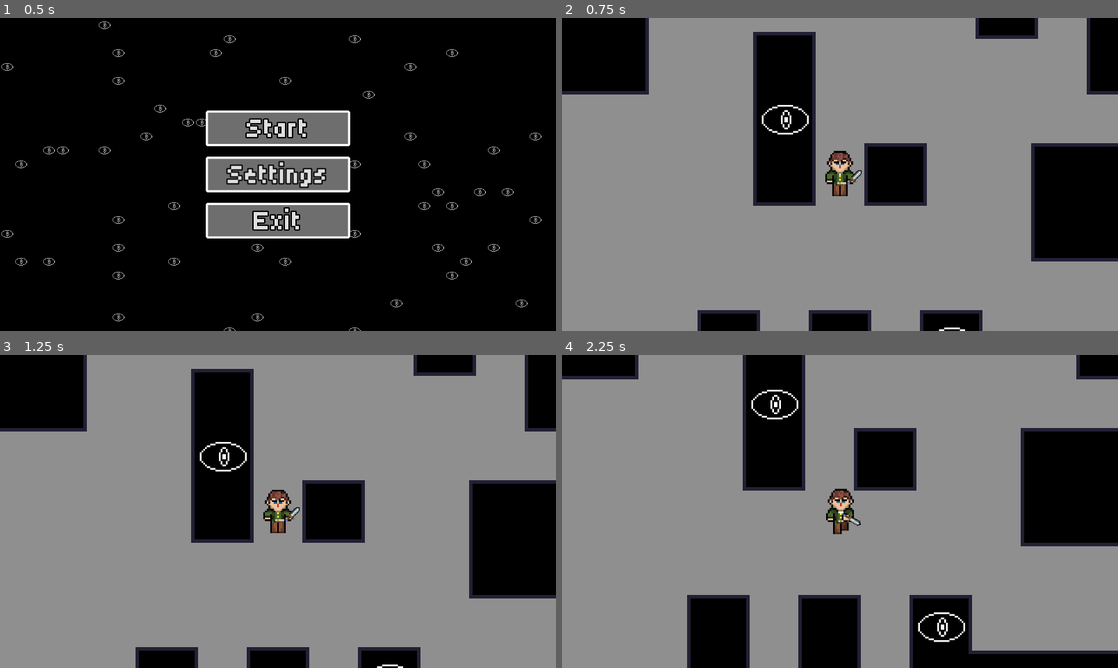
Above: before the commit, frames 1-4 (two rows, left to right).
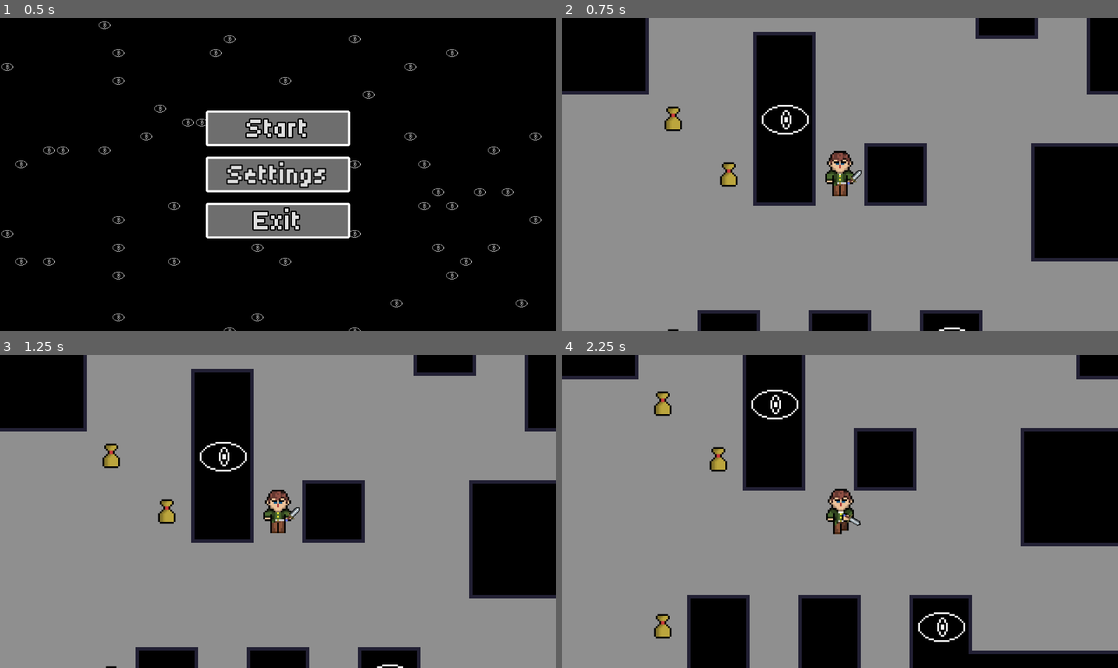
Above: after the commit, the same moments.

Repository: Morfinic/Godot-Inzynierka
Game: Godot game, scene res://Scenes/Main_Menu/MainMenu.tscn
Two runs of this game, one before a commit and one after it. Both use one fixed random seed, a clock stepped at 60 frames per second and the inputs below. Sound files missing from this copy of the repository are replaced by a short silence.
Inputs (mouse positions are in pixels of both pictures, inside the frame that each line leads up to):
- Up to frame 1 (0.5 s): no input
- Up to frame 2 (0.75 s): click "Start" at 0.5 s
- Up to frame 3 (1.25 s): no input
- Up to frame 4 (2.25 s): move the mouse to (962, 495) at 1.27 s; hold D (move_right) 1.28-2.03 s; hold E (interact, bound only after the commit) 1.28-2.03 s; tap Enter at 2 s; move the mouse to (728, 527) at 2.02 s; hold S (move_down) from 2.03 s (still down); click (728, 527) at 2.1 s

Frame 1 is identical in both runs. In frame 2, 0.4% of the frame differs, in the area x 18-32%, y 28-100%; in frame 3, 0.4%; in frame 4, 0.6%, in the area x 16-30%, y 11-91%.

Commit message:
Dodano zbieranie skarbow oraz wyjscie przenoszace gracza na nowo wygenerowany poziom

Diff:
--- a/Scenes/Actors/Player/Player.tscn
+++ b/Scenes/Actors/Player/Player.tscn
@@ -1,7 +1,8 @@
-[gd_scene load_steps=29 format=3 uid="uid://bx8eedfpw8nh0"]
+[gd_scene load_steps=30 format=3 uid="uid://bx8eedfpw8nh0"]
 
 [ext_resource type="Script" path="res://Scenes/Actors/Player/player.gd" id="1_4fb02"]
 [ext_resource type="Texture2D" uid="uid://cgoyxtyiwofgn" path="res://Scenes/Actors/Player/Assets/Player_Idle.png" id="2_3di1n"]
+[ext_resource type="Script" path="res://Scenes/Actors/Player/stats.gd" id="2_kawnm"]
 [ext_resource type="Texture2D" uid="uid://dd3ovarx7howp" path="res://Scenes/Actors/Player/Assets/Player_Move_down.png" id="2_p8cs4"]
 [ext_resource type="Texture2D" uid="uid://bmxbwvnbx4lnb" path="res://Scenes/Actors/Player/Assets/Player_Move_Up.png" id="4_pk2ar"]
 [ext_resource type="Texture2D" uid="uid://c8cmoma52xbgf" path="res://Scenes/Actors/Player/Assets/Player_Side_Walk.png" id="4_py253"]
@@ -531,6 +532,34 @@
 "values": [false]
 }
 
+[sub_resource type="Animation" id="Animation_rb4y5"]
+resource_name = "attack_left"
+length = 1.2
+tracks/0/type = "value"
+tracks/0/imported = false
+tracks/0/enabled = true
+tracks/0/path = NodePath(".:rotation")
+tracks/0/interp = 1
+tracks/0/loop_wrap = true
+tracks/0/keys = {
+"times": PackedFloat32Array(0, 0.233333, 1.2),
+"transitions": PackedFloat32Array(1, 1, 1),
+"update": 0,
+"values": [0.0, -2.61799, 0.0]
+}
+tracks/1/type = "value"
+tracks/1/imported = false
+tracks/1/enabled = true
+tracks/1/path = NodePath("..:can_attack")
+tracks/1/interp = 1
+tracks/1/loop_wrap = true
+tracks/1/keys = {
+"times": PackedFloat32Array(0, 1.2),
+"transitions": PackedFloat32Array(1, 1),
+"update": 1,
+"values": [false, true]
+}
+
 [sub_resource type="Animation" id="Animation_8dd3q"]
 resource_name = "attack_right"
 length = 1.2
@@ -545,34 +574,6 @@
 "transitions": PackedFloat32Array(1, 1, 1),
 "update": 0,
 "values": [0.0, 2.61799, 0.0]
-}
-tracks/1/type = "value"
-tracks/1/imported = false
-tracks/1/enabled = true
-tracks/1/path = NodePath("..:can_attack")
-tracks/1/interp = 1
-tracks/1/loop_wrap = true
-tracks/1/keys = {
-"times": PackedFloat32Array(0, 1.2),
-"transitions": PackedFloat32Array(1, 1),
-"update": 1,
-"values": [false, true]
-}
-
-[sub_resource type="Animation" id="Animation_rb4y5"]
-resource_name = "attack_left"
-length = 1.2
-tracks/0/type = "value"
-tracks/0/imported = false
-tracks/0/enabled = true
-tracks/0/path = NodePath(".:rotation")
-tracks/0/interp = 1
-tracks/0/loop_wrap = true
-tracks/0/keys = {
-"times": PackedFloat32Array(0, 0.233333, 1.2),
-"transitions": PackedFloat32Array(1, 1, 1),
-"update": 0,
-"values": [0.0, -2.61799, 0.0]
 }
 tracks/1/type = "value"
 tracks/1/imported = false
@@ -594,22 +595,25 @@
 "attack_right": SubResource("Animation_8dd3q")
 }
 
-[node name="Player" type="CharacterBody2D"]
-collision_layer = 0
+[node name="Player" type="CharacterBody2D" groups=["Player"]]
+collision_layer = 2
 script = ExtResource("1_4fb02")
+
+[node name="Stats" type="Node" parent="."]
+script = ExtResource("2_kawnm")
 
 [node name="Camera2D" type="Camera2D" parent="."]
 zoom = Vector2(4, 4)
 
 [node name="Sprite2D" type="AnimatedSprite2D" parent="."]
 sprite_frames = SubResource("SpriteFrames_fnwby")
-animation = &"Run_Down"
+animation = &"Run_Side"
 
 [node name="Terrain_Collision" type="CollisionShape2D" parent="."]
 position = Vector2(0, -0.5)
 shape = SubResource("RectangleShape2D_wsgxr")
 
-[node name="AnimationPlayer" type="AnimationPlayer" parent="."]
+[node name="AnimationPlayer" type="AnimationPlayer" parent="." groups=["Player"]]
 libraries = {
 "": SubResource("AnimationLibrary_rir1b")
 }
--- a/Scenes/Actors/Player/player.gd
+++ b/Scenes/Actors/Player/player.gd
@@ -5,6 +5,7 @@
 
 
 @onready var animation_player: AnimationPlayer = $AnimationPlayer
+@onready var stats: Node = $Stats
 
 
 func _physics_process(delta: float) -> void:
@@ -23,3 +24,7 @@
 
 	velocity = direction * SPEED
 	move_and_slide()
+
+
+func update_gold():
+	stats.gold += randi() % 9 + 5
--- /dev/null
+++ b/Scenes/Actors/Player/stats.gd
@@ -0,0 +1,4 @@
+extends Node
+
+
+@export var gold: int = 0
--- /dev/null
+++ b/Scenes/Actors/Skeleton_Enemy/skeleton_enemy.tscn
@@ -0,0 +1,3 @@
+[gd_scene format=3 uid="uid://ccl4xqd5sml6o"]
+
+[node name="SkeletonEnemy" type="Node2D"]
--- /dev/null
+++ b/Scenes/Exit/Exit.tscn
@@ -0,0 +1,38 @@
+[gd_scene load_steps=5 format=3 uid="uid://c2f251vwx2led"]
+
+[ext_resource type="Texture2D" uid="uid://bd5dei1e7jw6f" path="res://Assets/Exit/Exit.png" id="1_4quq4"]
+[ext_resource type="Script" path="res://Scenes/Exit/exit.gd" id="2_h5qgc"]
+[ext_resource type="Theme" uid="uid://opgtdm6wstjx" path="res://Themes/menu.tres" id="3_xh32c"]
+
+[sub_resource type="RectangleShape2D" id="RectangleShape2D_ga56f"]
+size = Vector2(48, 48)
+
+[node name="Exit" type="Sprite2D"]
+texture = ExtResource("1_4quq4")
+script = ExtResource("2_h5qgc")
+
+[node name="Exit_Area" type="Area2D" parent="."]
+collision_layer = 0
+collision_mask = 2
+
+[node name="CollisionShape2D" type="CollisionShape2D" parent="Exit_Area"]
+shape = SubResource("RectangleShape2D_ga56f")
+
+[node name="Interact_Text" type="Label" parent="Exit_Area"]
+anchors_preset = 8
+anchor_left = 0.5
+anchor_top = 0.5
+anchor_right = 0.5
+anchor_bottom = 0.5
+offset_left = -29.5
+offset_top = -22.0
+offset_right = 29.5
+offset_bottom = 1.0
+grow_horizontal = 2
+grow_vertical = 2
+theme = ExtResource("3_xh32c")
+theme_override_font_sizes/font_size = 8
+text = "Press \"E\" to exit"
+
+[connection signal="body_entered" from="Exit_Area" to="." method="_on_exit_area_body_entered"]
+[connection signal="body_exited" from="Exit_Area" to="." method="_on_exit_area_body_exited"]
--- /dev/null
+++ b/Scenes/Exit/exit.gd
@@ -0,0 +1,30 @@
+extends Sprite2D
+
+signal level_finished
+
+
+@onready var interact_text := $Exit_Area/Interact_Text
+
+
+var can_exit: bool = false
+
+
+func _ready() -> void:
+	interact_text.hide()
+
+
+func _on_exit_area_body_entered(body: Node2D) -> void:
+	if body.is_in_group("Player"):
+		interact_text.show()
+		can_exit = true
+
+
+func _on_exit_area_body_exited(body: Node2D) -> void:
+	if body.is_in_group("Player"):
+		interact_text.hide()
+		can_exit = false
+
+
+func _unhandled_input(event: InputEvent) -> void:
+	if can_exit and event.is_action_pressed("interact"):
+		level_finished.emit()
--- a/Scenes/Game_Manager/Game_Manager.tscn
+++ b/Scenes/Game_Manager/Game_Manager.tscn
@@ -5,7 +5,7 @@
 [ext_resource type="Theme" uid="uid://opgtdm6wstjx" path="res://Themes/menu.tres" id="3_bep1k"]
 [ext_resource type="Script" path="res://Scenes/Game_Manager/level_manager.gd" id="4_tbcna"]
 [ext_resource type="Script" path="res://Scenes/Game_Manager/run_stats.gd" id="4_ya052"]
-[ext_resource type="PackedScene" uid="uid://bl1w3iu7uk82q" path="res://Scenes/Game_Manager/Level_Generators/Walker/Walker.tscn" id="5_acbb5"]
+[ext_resource type="PackedScene" uid="uid://bl1w3iu7uk82q" path="res://Scenes/Game_Manager/Level_Generators/Walker/Walker_Level.tscn" id="5_acbb5"]
 [ext_resource type="PackedScene" uid="uid://bx8eedfpw8nh0" path="res://Scenes/Actors/Player/Player.tscn" id="7_0t5f8"]
 
 [sub_resource type="StyleBoxFlat" id="StyleBoxFlat_cp7cb"]
@@ -101,3 +101,4 @@
 [connection signal="pressed" from="Pause_Manager/Pause_Menu/VBoxContainer/Resume" to="Pause_Manager" method="_on_resume_pressed"]
 [connection signal="pressed" from="Pause_Manager/Pause_Menu/VBoxContainer/Settings" to="Pause_Manager" method="_on_settings_pressed"]
 [connection signal="pressed" from="Pause_Manager/Pause_Menu/VBoxContainer/Return_To_Menu" to="Pause_Manager" method="_on_return_to_menu_pressed"]
+[connection signal="child_exiting_tree" from="Level_Manager" to="Level_Manager" method="_on_level_manager_child_exiting_tree"]
--- a/Scenes/Game_Manager/Level_Generators/Walker/Walker.tscn
+++ b/Scenes/Game_Manager/Level_Generators/Walker/Walker_Level.tscn
@@ -1,8 +1,10 @@
-[gd_scene load_steps=9 format=4 uid="uid://bl1w3iu7uk82q"]
+[gd_scene load_steps=11 format=4 uid="uid://bl1w3iu7uk82q"]
 
 [ext_resource type="Texture2D" uid="uid://c53pwmdcbqwmu" path="res://Assets/godot_inz_background.png" id="1_g4i83"]
 [ext_resource type="Script" path="res://Scenes/Game_Manager/Level_Generators/Walker/terrain.gd" id="1_xroo3"]
+[ext_resource type="PackedScene" uid="uid://c2f251vwx2led" path="res://Scenes/Exit/Exit.tscn" id="2_2ycnl"]
 [ext_resource type="Script" path="res://Scenes/Main_Menu/background.gd" id="2_obt1t"]
+[ext_resource type="PackedScene" uid="uid://dlsox1gb4ljat" path="res://Scenes/Treausre/Treasure.tscn" id="3_hbc65"]
 [ext_resource type="Texture2D" uid="uid://wmv7lt7lkwhn" path="res://Assets/level_tileset.png" id="3_yc8is"]
 
 [sub_resource type="TileSetAtlasSource" id="TileSetAtlasSource_q2fpw"]
@@ -510,8 +512,10 @@
 terrain_set_0/terrain_0/color = Color(1, 0, 0, 1)
 sources/1 = SubResource("TileSetAtlasSource_8xoca")
 
-[node name="Walker" type="Node2D"]
+[node name="Walker_Level" type="Node2D"]
 script = ExtResource("1_xroo3")
+exit = ExtResource("2_2ycnl")
+treasure = ExtResource("3_hbc65")
 
 [node name="Terrain" type="Node2D" parent="."]
 
--- a/Scenes/Game_Manager/Level_Generators/Walker/terrain.gd
+++ b/Scenes/Game_Manager/Level_Generators/Walker/terrain.gd
@@ -2,6 +2,10 @@
 
 
 @onready var floor_tilemap: TileMapLayer = $Terrain/Level
+
+
+@export var exit: PackedScene
+@export var treasure: PackedScene
 
 
 var starting_position := Vector2(18, 9)
@@ -13,6 +17,8 @@
 func _ready() -> void:
 	generate_level()
 	place_player()
+	place_exit()
+	place_treasure()
 
 func generate_level():
 	var walker = Walker.new(starting_position, borders)
@@ -26,8 +32,47 @@
 
 
 func place_player():
+	var _spawn_tile = map[0]
+	map.erase(_spawn_tile)
+
 	var player_spawn_position = Vector2(
-		map[0].x * 32 + 16,
-		map[0].y * 32 + 16
+		_spawn_tile.x * 32 + 16,
+		_spawn_tile.y * 32 + 16
 	)
 	player.position = player_spawn_position
+
+
+func place_exit():
+	var exit_node = exit.instantiate()
+	var _spawn_tile = map[-1]
+	map.erase(_spawn_tile)
+
+	var exit_position = Vector2(
+		_spawn_tile.x * 32 + 16,
+		_spawn_tile.y * 32 + 16
+	)
+
+	exit_node.position = exit_position
+	add_child(exit_node)
+	exit_node.connect("level_finished", Callable(self, "finish_level"))
+
+
+func finish_level():
+	queue_free()
+
+
+func place_treasure():
+	var treasure_amount = floor(map.size() / 30)
+
+	for i in treasure_amount:
+		var _spawn_tile = map.pick_random()
+		map.erase(_spawn_tile)
+
+		var treasure_position = Vector2(
+			_spawn_tile.x * 32 + 16,
+			_spawn_tile.y * 32 + 16
+		)
+
+		var treasure_node = treasure.instantiate()
+		treasure_node.position = treasure_position
+		add_child(treasure_node)
--- a/Scenes/Game_Manager/level_manager.gd
+++ b/Scenes/Game_Manager/level_manager.gd
@@ -9,11 +9,11 @@
 
 
 func _ready() -> void:
-	var floor_id = run_stats.Floor % 1
-	init_level(floor_id)
+	init_level()
 
 
-func init_level(floor_id):
+func init_level():
+	var floor_id = run_stats.Floor % 1
 	var level
 
 	match floor_id:
@@ -22,4 +22,10 @@
 
 	level.player = player
 	level.z_index = -2
-	add_child(level)
+	add_child.call_deferred(level)
+
+
+func _on_level_manager_child_exiting_tree(node: Node) -> void:
+	if node.name.ends_with("_Level"):
+		run_stats.Floor += 1
+		init_level()
--- /dev/null
+++ b/Scenes/Treausre/Treasure.tscn
@@ -0,0 +1,20 @@
+[gd_scene load_steps=4 format=3 uid="uid://dlsox1gb4ljat"]
+
+[ext_resource type="Texture2D" uid="uid://dk31xc8jfp7di" path="res://Scenes/Treausre/Assets/Treasure_1.png" id="1_dfdye"]
+[ext_resource type="Script" path="res://Scenes/Treausre/treasure.gd" id="2_76t08"]
+
+[sub_resource type="RectangleShape2D" id="RectangleShape2D_nmccc"]
+size = Vector2(24, 24)
+
+[node name="Treasure" type="Sprite2D"]
+texture = ExtResource("1_dfdye")
+script = ExtResource("2_76t08")
+
+[node name="Pickup_Area" type="Area2D" parent="."]
+collision_layer = 0
+collision_mask = 2
+
+[node name="Pickup_Coll" type="CollisionShape2D" parent="Pickup_Area"]
+shape = SubResource("RectangleShape2D_nmccc")
+
+[connection signal="body_entered" from="Pickup_Area" to="." method="_on_pickup_area_body_entered"]
--- /dev/null
+++ b/Scenes/Treausre/treasure.gd
@@ -0,0 +1,7 @@
+extends Sprite2D
+
+
+func _on_pickup_area_body_entered(body: Node2D) -> void:
+	if body.is_in_group("Player"):
+		body.update_gold()
+		queue_free()
--- a/project.godot
+++ b/project.godot
@@ -65,6 +65,11 @@
 "events": [Object(InputEventMouseButton,"resource_local_to_scene":false,"resource_name":"","device":-1,"window_id":0,"a …(258 unchanged characters)…
 ]
 }
+interact={
+"deadzone": 0.5,
+"events": [Object(InputEventKey,"resource_local_to_scene":false,"resource_name":"","device":-1,"window_id":0,"alt_pressed":false,"shift_pressed":false,"ctrl_pressed":false,"meta_pressed":false,"pressed":false,"keycode":0,"physical_keycode":69,"key_label":0,"unicode":101,"location":0,"echo":false,"script":null)
+]
+}
 
 [rendering]
 
Binary file added: Assets/Exit/Exit.aseprite
Binary file added: Assets/Exit/Exit.png
Not shown, added: Assets/Exit/Exit.png.import
Binary file added: Scenes/Actors/Skeleton_Enemy/Assets/skeleton_attack.aseprite
Binary file added: Scenes/Actors/Skeleton_Enemy/Assets/skeleton_attack.png
Not shown, added: Scenes/Actors/Skeleton_Enemy/Assets/skeleton_attack.png.import
Binary file added: Scenes/Actors/Skeleton_Enemy/Assets/skeleton_idle.aseprite
Binary file added: Scenes/Actors/Skeleton_Enemy/Assets/skeleton_idle.png
Not shown, added: Scenes/Actors/Skeleton_Enemy/Assets/skeleton_idle.png.import
Binary file added: Scenes/Actors/Skeleton_Enemy/Assets/skeleton_run.aseprite
Binary file added: Scenes/Actors/Skeleton_Enemy/Assets/skeleton_run.png
Not shown, added: Scenes/Actors/Skeleton_Enemy/Assets/skeleton_run.png.import
(and 6 more such lines)
